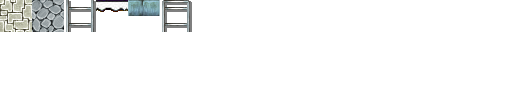
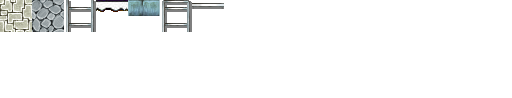
Layer changes from the first (512, 98) image to the second:
added layer "图层 22" above "图层 20" over [192, 3, 224, 9]
